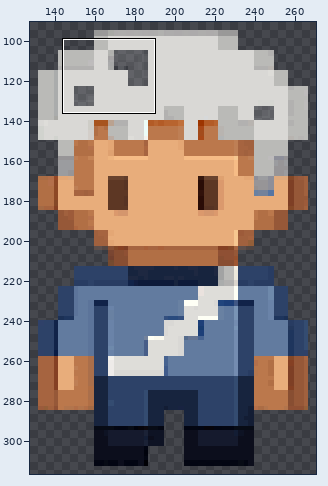
Sprite sheet -- assets/characters/dev1.png. The first picture is a wide view before the edit; the outline marks the close-up.
Close-up. The starting point:
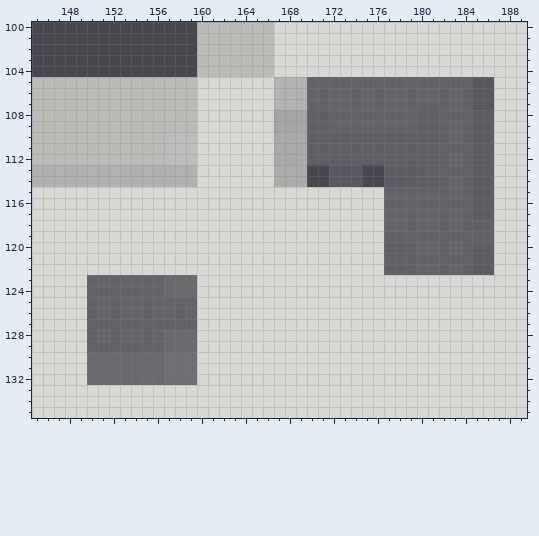
The file is 400x400 pixels. Pixels under 10% opacity are left out. Colours within 5 levels of each other are drawn and written as one. Shown: x 145..189, y 100..135. The wide view leaves out empty margins.
Once edited:
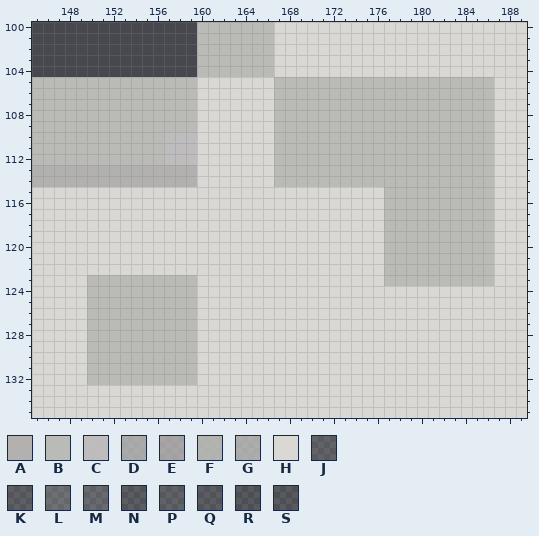
Palette (. is transparent): A #b2b1b0  B #babab7  C #bfbdbdfc  D #d1d1cfb7  E #d4d0cfac  F #d5d5cfc3  G #d6d7d2b4  H #d9d8d5  J #dbd9d730  K #dddad729  L #dedad745  M #dddcda3a  N #dfdfd823  P #e3e0dd2c  Q #e4e2e023  R #e8e4df1b  S #e9e9e51c
Changes in this commit:
{"y":105,"x":167,"old":"FFFJJJJJJJJJJJJJJJRR","new":"BBBBBBBBBBBBBBBBBBBB"}
{"y":106,"x":167,"old":"FFFJJJJJJJJJJJJJJJRR","new":"BBBBBBBBBBBBBBBBBBBB"}
{"y":107,"x":167,"old":"FFFJJJJJJJJJJJJJJJRR","new":"BBBBBBBBBBBBBBBBBBBB"}
{"y":108,"x":167,"old":"EEEKKJJJJJJJJKKJJJNN","new":"BBBBBBBBBBBBBBBBBBBB"}
{"y":109,"x":167,"old":"EEEKKJJJJJJJJKKJJJNN","new":"BBBBBBBBBBBBBBBBBBBB"}
{"y":110,"x":167,"old":"DDDKKKKKKKKKKKKJJJQQ","new":"BBBBBBBBBBBBBBBBBBBB"}
{"y":111,"x":167,"old":"DDDKKKKKKKKKKKKJJJQQ","new":"BBBBBBBBBBBBBBBBBBBB"}
{"y":112,"x":167,"old":"DDDKKKKKKKKKKKKJJJQQ","new":"BBBBBBBBBBBBBBBBBBBB"}
{"y":113,"x":167,"old":"GGG..SSS..NNNKKJJJQQ","new":"BBBBBBBBBBBBBBBBBBBB"}
{"y":114,"x":167,"old":"GGG..SSS..NNNKKJJJQQ","new":"BBBBBBBBBBBBBBBBBBBB"}
{"y":115,"x":177,"old":"JJJJJJJJQQ","new":"BBBBBBBBBB"}
{"y":116,"x":177,"old":"JJJJJJJJQQ","new":"BBBBBBBBBB"}
{"y":117,"x":177,"old":"JJJJJJJJQQ","new":"BBBBBBBBBB"}
{"y":118,"x":177,"old":"JJJJJJJJPP","new":"BBBBBBBBBB"}
{"y":119,"x":177,"old":"JJJJJJJJPP","new":"BBBBBBBBBB"}
{"y":120,"x":177,"old":"PPPJJJJJNN","new":"BBBBBBBBBB"}
{"y":121,"x":177,"old":"PPPJJJJJNN","new":"BBBBBBBBBB"}
{"y":122,"x":177,"old":"PPPJJJJJNN","new":"BBBBBBBBBB"}
{"y":123,"x":150,"old":"JJJJJJJMMM","new":"BBBBBBBBBB"}
{"y":123,"x":177,"old":"HHHHHHHHHH","new":"BBBBBBBBBB"}
{"y":124,"x":150,"old":"JJJJJJJMMM","new":"BBBBBBBBBB"}
{"y":125,"x":150,"old":"JJJJJJJJJJ","new":"BBBBBBBBBB"}
{"y":126,"x":150,"old":"JJJJJJJJJJ","new":"BBBBBBBBBB"}
{"y":127,"x":150,"old":"JJJJJJJJJJ","new":"BBBBBBBBBB"}
{"y":128,"x":150,"old":"JJJJJJJMMM","new":"BBBBBBBBBB"}
{"y":129,"x":150,"old":"JJJJJJJMMM","new":"BBBBBBBBBB"}
{"y":130,"x":150,"old":"MMMMMMMLLL","new":"BBBBBBBBBB"}
{"y":131,"x":150,"old":"MMMMMMMLLL","new":"BBBBBBBBBB"}
{"y":132,"x":150,"old":"MMMMMMMLLL","new":"BBBBBBBBBB"}
